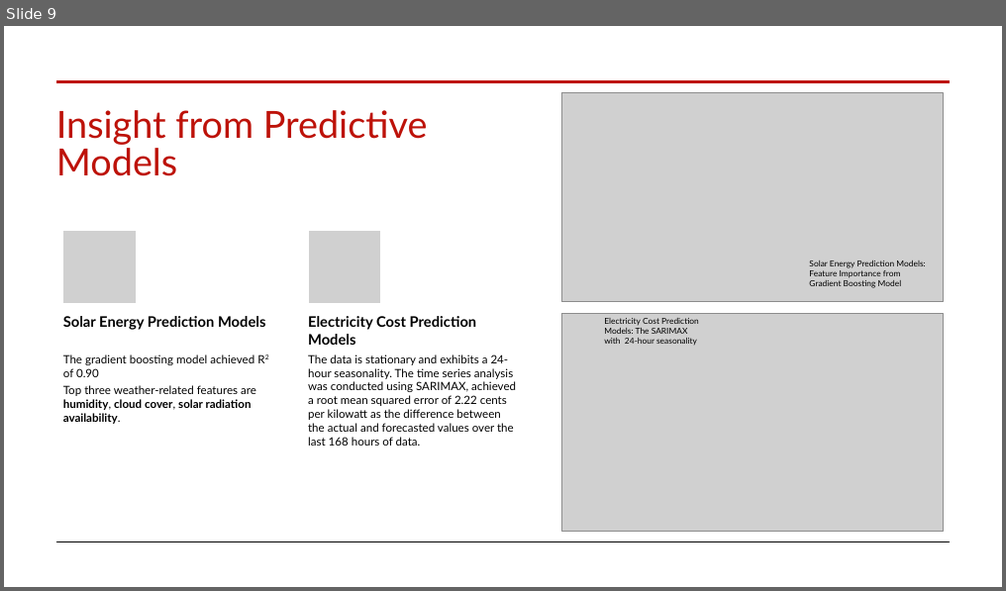
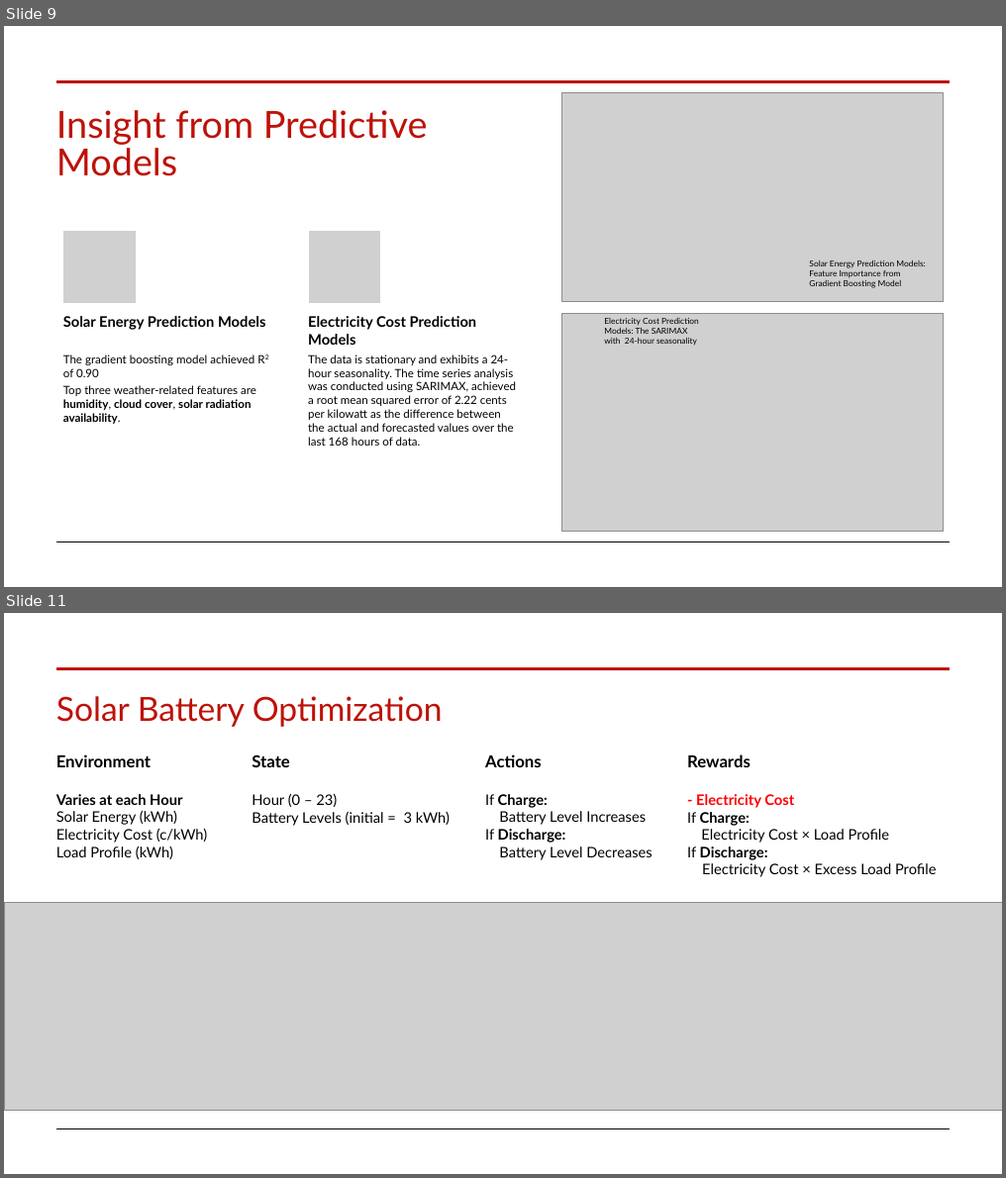
Before and after one commit to auttwitter/DSI-04, a slide deck: projects/project_capstone/Project_Capstone_Presentation.pptx. Shown one above the other, each under a label of ours: slide 9 before the commit, slides 9 and 11 after it; the slides between them are not shown. The pictures are 1006x591 and 1006x1178 pixels, drawn with LibreOffice and Linux fonts; fonts in the diff are those of the drawing; grey boxes stand for pictures. Boxes give left, top, right and bottom in pixels: in the first picture for what was removed or moved away, otherwise in the second. Text is boxed around its words. In the diff, an @@ line names an element or a change of style, - is before the commit and + after.

Commit message:
Update Presentation 202412172122

```diff
--- a/projects/project_capstone/Project_Capstone_Presentation.pptx
+++ b/projects/project_capstone/Project_Capstone_Presentation.pptx
@@ slide 11 added at (4, 613, 1002, 1174), background #FFFFFF @@
@@ line added from (56, 668) to (949, 668), #BD1209 3 pt @@
@@ title added at (56, 696, 443, 727), 32 pt, text #BD1209 @@
+Solar Battery Optimization
@@ text added at (56, 755, 207, 860), 14 pt, text #000000 @@
+Environment
+Varies at each Hour
+Solar Energy (kWh)
+Electricity Cost (c/kWh)
+Load Profile (kWh)
@@ text added at (252, 755, 450, 826), 14 pt, text #000000 @@
+State
+Hour (0 – 23)
+Battery Levels (initial = 3 kWh)
@@ text added at (485, 755, 652, 861), 14 pt, text #000000 @@
+Actions
+If Charge:
+Battery Level Increases
+If Discharge:
+Battery Level Decreases
@@ text added at (687, 755, 937, 877), 14 pt, text #000000 @@
+Rewards
+- Electricity Cost
+If Charge:
+Electricity Cost × Load Profile
+If Discharge:
+Electricity Cost × Excess Load Profile
@@ picture added at (4, 903, 1002, 1110) @@
@@ line added from (56, 1130) to (949, 1130), #000000 0.5 pt @@
```
Also in this commit, not shown: 1 slide changed.
